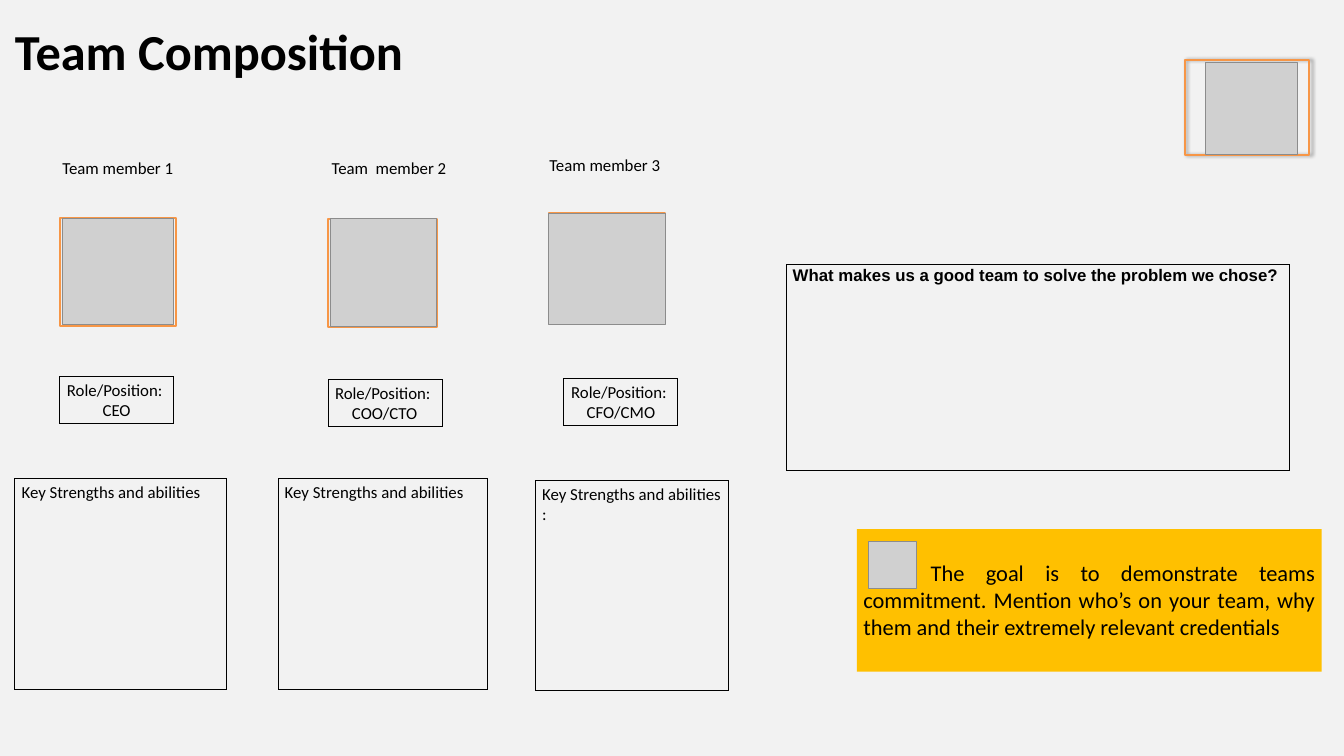
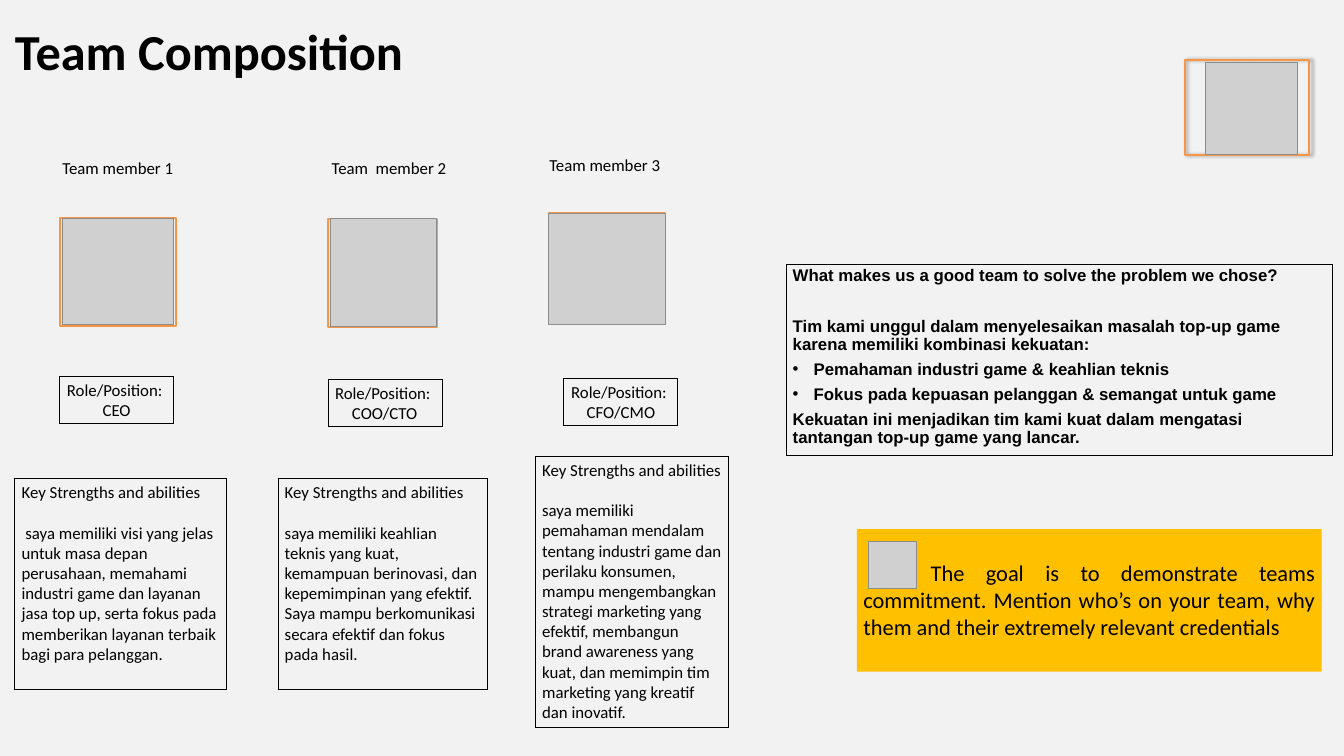
Before and after one commit to JonathanZefanya/Kuliah, a slide deck: slide 10 of Semester 4/Dasar Kewirausahaan/Pertemuan 3 (21-03-2024)/night market - milestone 1.pptx. Drawn at 1344x756 pixels with LibreOffice and Linux fonts; fonts in the diff are those of the drawing; grey boxes stand for pictures. Boxes give left, top, right and bottom in pixels: in the first picture for what was removed or moved away, otherwise in the second. Text is boxed around its words. In the diff, an @@ line names an element or a change of style, - is before the commit and + after.

```diff
--- a/Semester 4/Dasar Kewirausahaan/Pertemuan 3 (21-03-2024)/night market - milestone 1.pptx
+++ b/Semester 4/Dasar Kewirausahaan/Pertemuan 3 (21-03-2024)/night market - milestone 1.pptx
@@ rectangle "What makes us a good ...": place and size @@
-rectangle "What makes us a good ..." at (786, 264, 1290, 470)
+rectangle "What makes us a good ..." at (786, 264, 1333, 455)
@@ text in rectangle at (793, 319, 1280, 447): paragraphs added @@
+Tim kami unggul dalam menyelesaikan masalah top-up game karena memiliki kombinasi kekuatan:
+• Pemahaman industri game & keahlian teknis
+• Fokus pada kepuasan pelanggan & semangat untuk game
+Kekuatan ini menjadikan tim kami kuat dalam mengatasi tantangan top-up game yang lancar.
@@ rectangle "Key Strengths and abilities": place and size @@
-rectangle "Key Strengths and abilities" at (536, 480, 728, 691)
+rectangle "Key Strengths and abilities" at (536, 456, 728, 728)
@@ text in rectangle at (542, 464, 721, 718): text changed @@
-Key Strengths and abilities :
+Key Strengths and abilities
+saya memiliki pemahaman mendalam tentang industri game dan perilaku konsumen, mampu mengembangkan strategi marketing yang efektif, membangun brand awareness yang kuat, dan memimpin tim marketing yang kreatif dan inovatif.
@@ text in rectangle at (22, 527, 217, 663): paragraph added @@
+saya memiliki visi yang jelas untuk masa depan perusahaan, memahami industri game dan layanan jasa top up, serta fokus pada memberikan layanan terbaik bagi para pelanggan.
@@ text in rectangle at (285, 527, 478, 663): paragraph added @@
+saya memiliki keahlian teknis yang kuat, kemampuan berinovasi, dan kepemimpinan yang efektif. Saya mampu berkomunikasi secara efektif dan fokus pada hasil.
```
Also in this commit, not shown: 3 other slides changed, 4 other files.
